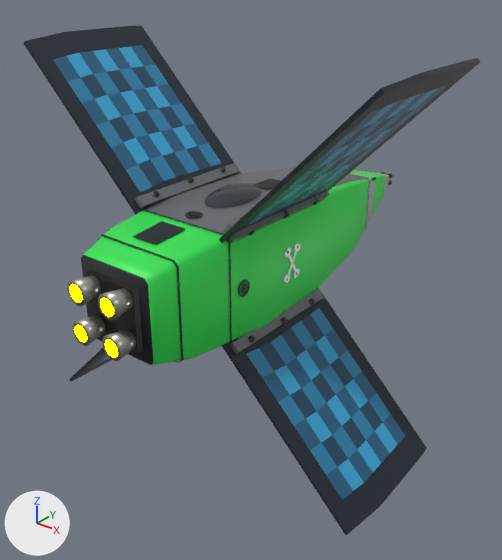
Before and after pictures for a commit that changed the glTF model ThoriumGap_JS/models/Ship_Crosspanel_10.glb.
Camera for both pictures: a 50 mm camera at (5.86, -7.75, 3.96) aimed at (-0.1, -0.31, -0.65). The axes (+X, +Y, +Z) are drawn at lower left. The lights are the same throughout. The first picture is the older version. Where no turn or scale is listed for an object, it has been applied to the vertices.

Before the edit, the objects in view are built like this:
```python
ob_engineemitter = bpy.data.objects.new('EngineEmitter', me_engineemitter)
ob_engineemitter.location = (0.0, 0.0, 0.0)
ob_fuselage_squarebody = bpy.data.objects.new('Fuselage_SquareBody', me_fuselage_squarebody_mesh)
ob_fuselage_squarebody.location = (0.0, 0.0, 0.0)
ob_nose_squaretaperedforwardsection = bpy.data.objects.new('Nose_SquareTaperedForwardSection', me_nose_squaretaperedforwardsection_mesh)
ob_nose_squaretaperedforwardsection.location = (0.0, 0.0, 0.0)
ob_solarpanelwing_topleftridge_roothingeclamp = bpy.data.objects.new('SolarPanelWing_TopLeftRidge_RootHingeClamp', me_solarpanelwing_topleftridge_roothingeclamp_mesh)
ob_solarpanelwing_topleftridge_roothingeclamp.location = (0.0, 0.0, 0.0)
# also in view: 'SolarPanelWing_TopRightRidge_RootHingeClamp' at (0.82, -0.84, 0.82); 'HullAccessPanel_TopAft' at (0.0, -2.23, 0.75); 'Canopy_DorsalLowSquareBubble' at (0.0, -0.8, 0.9); 'SolarPanelWing_TopLeftRidge_RectangularPhotovoltaicGrid' at (-1.72, -0.84, 1.72); 'EngineDeck_SquareAftManifold' at (0.0, -3.02, 0.0)
```
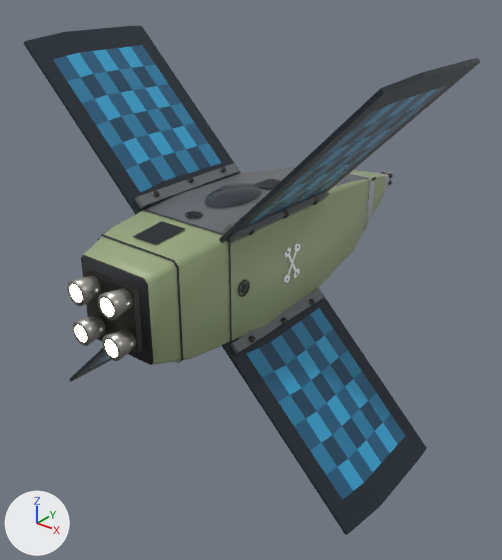
Changed parts and their boxes (x1, y1, x2, y2) in the pictures (502 x 560 px):
'Fuselage_SquareBody', recoloured (green to greyish green): (81, 174, 373, 365) in both
'EngineEmitter', recoloured (yellow to beige): (70, 284, 118, 357) in both
'Nose_SquareTaperedForwardSection', recoloured (green to greyish green): (349, 170, 388, 217) in both

The change, as a list of edits to the scene's bpy script:
```text
Change mat_engineglow:
    mat_engineglow.emission_color: (1.0, 1.0, 0.0) -> (0.62, 0.57, 0.4)  # yellow #ffff00 -> beige #cec7aa
Change mat_ship_crosspanelfamily_patrolcross_broad_panels_solar_spine_seed935018_hull_main:
    mat_ship_crosspanelfamily_patrolcross_broad_panels_solar_spine_seed935018_hull_main.base_color: (0.035, 0.78, 0.09) -> (0.33, 0.4, 0.22)  # green #35e555 -> greyish green #9baa81
Change mat_ship_crosspanelfamily_patrolcross_broad_panels_solar_spine_seed935018_hull_panel:
    mat_ship_crosspanelfamily_patrolcross_broad_panels_solar_spine_seed935018_hull_panel.base_color: (0.035, 0.78, 0.09) -> (0.33, 0.4, 0.22)  # green #35e555 -> greyish green #9baa81
```
